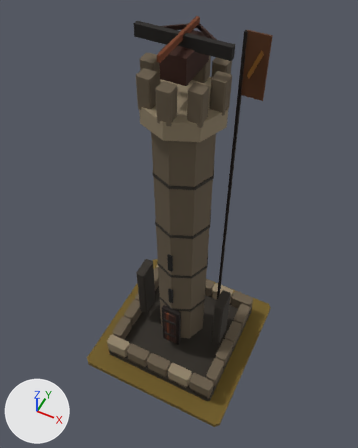
A saved change to the glTF model art/ballista_t6/ballista_t6.glb.
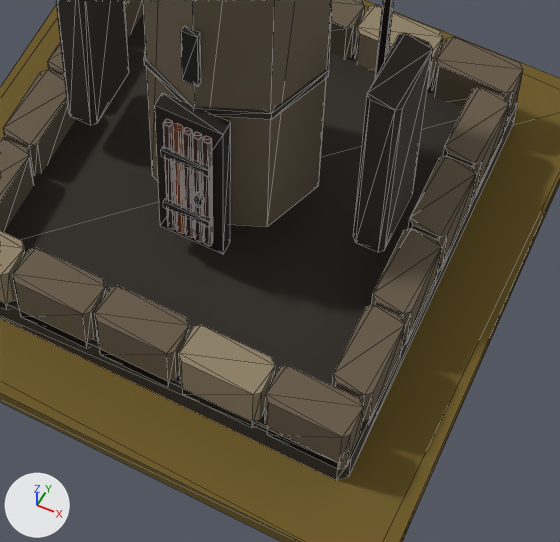
Each version is shown whole from a camera (50 mm lens) standing at (1.02, -2.11, 4.18) and looking at (-0.04, 0.01, 1.53), then close up on the part from 34% to 73% of the width and 63% to 93% of the height. Arrows for +X, +Y and +Z are at lower left; the lights stay in place. The last two pictures show the newer version. The close-ups show mesh edges as thin lines.

In view in the first close-up: 'MMR | ballista | T06 Architecture.001', 'MMR | ballista | Tier 06 Ground.001'.
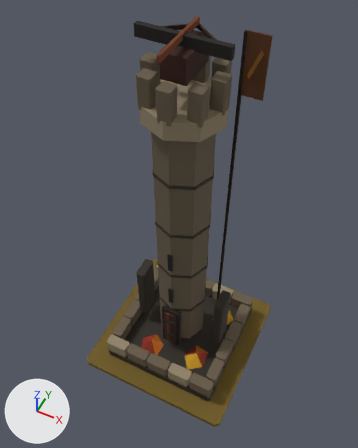
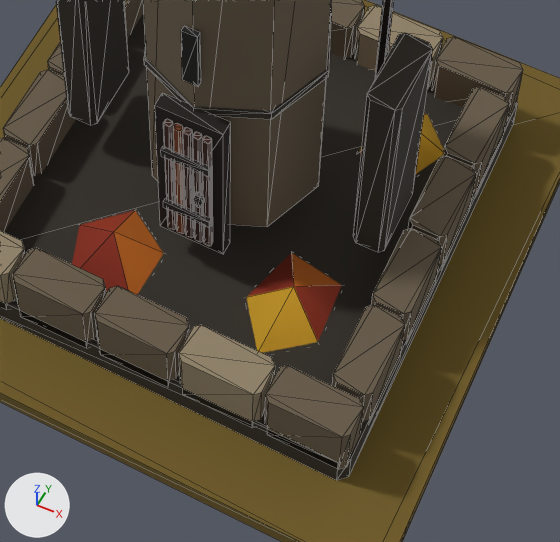
Boxes (x1, y1, x2, y2) around the edits, measured in the close-ups (560 x 542 px):
'MMR | ballista | T06 Autumn Dressing.001', added
    after: (72, 114, 444, 353)

Diff of the bpy script that builds the scene:
```diff
--- a/art/ballista_t6/ballista_t6.glb.py
+++ b/art/ballista_t6/ballista_t6.glb.py
@@ me_mmr___ballista___t06_autumn_dressing_001 @@
+me_mmr___ballista___t06_autumn_dressing_001.from_pydata(...)  # 18 vertices, 15 faces; spans x -0.273..0.404, y -0.399..0.362, z 0.085..0.185
+me_mmr___ballista___t06_autumn_dressing_001.materials.append(mat_mmr___shared_palette_atlas)  # picture img_mmr_shared_color_palette_64
@@ ob_mmr___ballista___t06_autumn_dressing_001 @@
+ob_mmr___ballista___t06_autumn_dressing_001 = bpy.data.objects.new('MMR | ballista | T06 Autumn Dressing.001', me_mmr___ballista___t06_autumn_dressing_001)
+ob_mmr___ballista___t06_autumn_dressing_001.location = (0.0, 0.0, 0.05)
```
